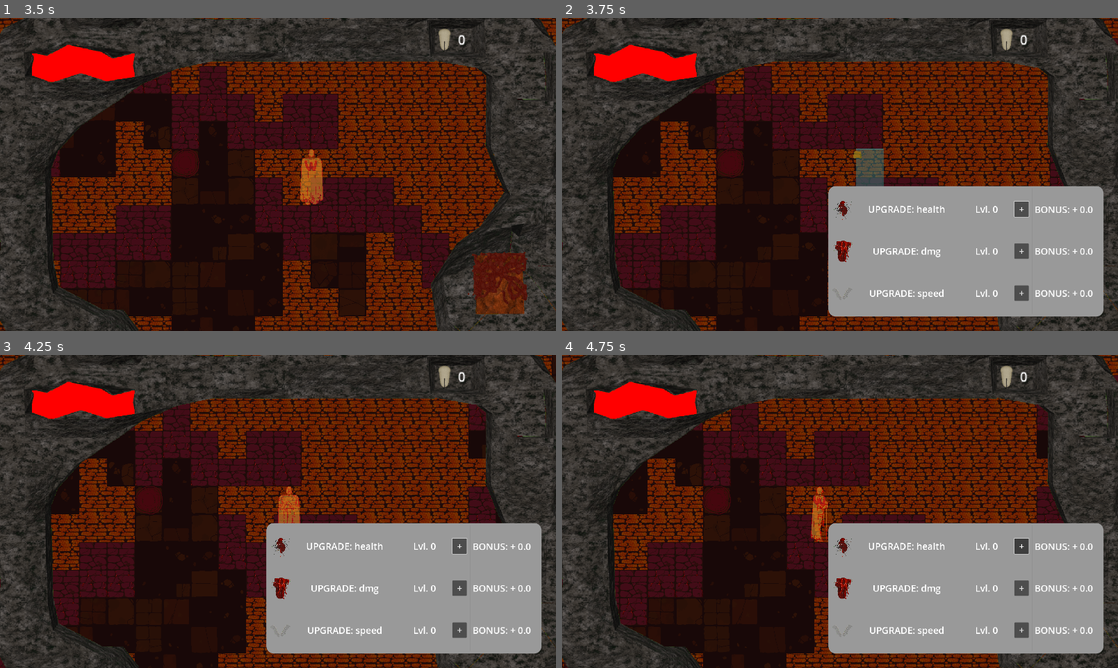
Above: before the commit, frames 1-4 (two rows, left to right).
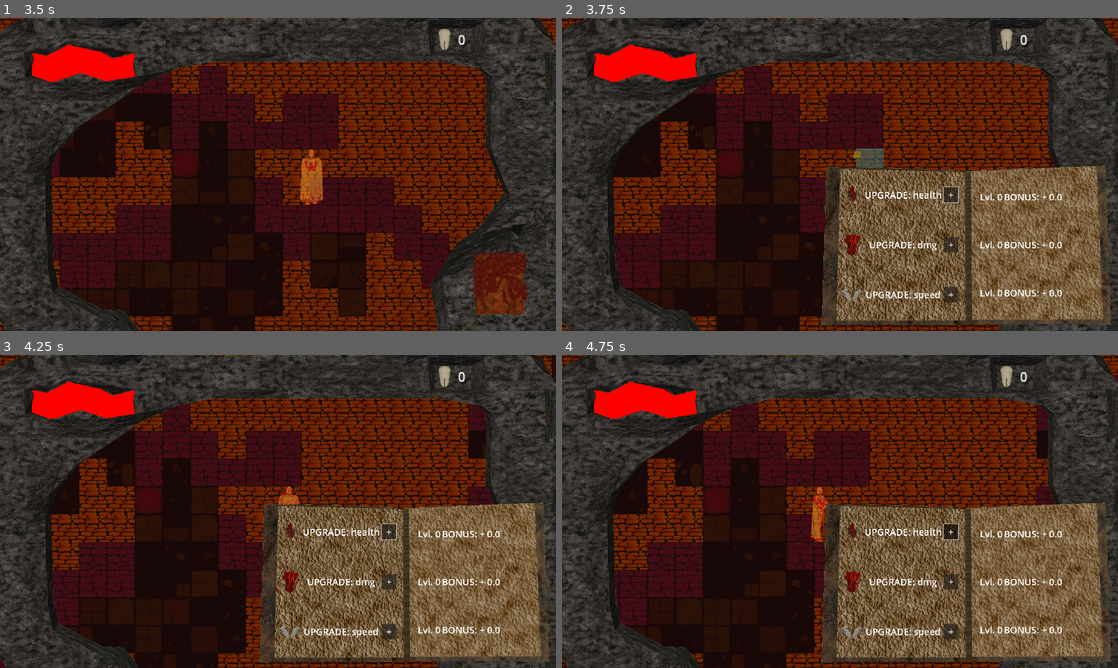
Above: after the commit, the same moments.

Repository: jible/capstone
Game: Godot game, scene res://scenes/testScenes/main_menu.tscn
The game is run twice, just before and just after one commit, with the same random seed, the same clock (stepped at 60 frames per second) and the same inputs. The engine's default icon, where the game draws it, is replaced by a stand-in: a white triangle on a blue panel in a dark square.
Inputs (mouse positions are in pixels of both pictures, inside the frame that each line leads up to):
- Up to frame 1 (3.5 s): click (278, 252) at 0.5 s; move the mouse to (400, 158) at 1.27 s; hold Right (right) 1.28-2.03 s; hold Space (attack) 1.28-2.03 s; move the mouse to (166, 190) at 2.02 s; hold Down (down) 2.03-2.78 s; tap Space (attack) at 2.1 s; move the mouse to (333, 105) at 2.77 s; hold Right (right) from 2.78 s (still down); hold Space (attack) from 2.78 s (still down)
- Up to frame 2 (3.75 s): move the mouse to (812, 237) at 3.52 s; release Right (right) at 3.53 s; release Space (attack) at 3.53 s; hold Tab (OpenUpgrades) from 3.53 s (still down); tap Space (attack) at 3.6 s
- Up to frame 3 (4.25 s): keep holding Tab (OpenUpgrades)
- Up to frame 4 (4.75 s): move the mouse to (1006, 558) at 4.27 s; release Tab (OpenUpgrades) at 4.28 s; hold Left (left) from 4.28 s (still down); hold Space (attack) from 4.28 s (still down)

Frame 1 is identical in both runs. In frame 2, 25% of the frame differs, in the area x 46-99%, y 47-99%; in frame 3, 25%; in frame 4, 25%.

Commit message:
Upgrade menu asset integration
new book asset for upgrade menu

Diff:
--- a/scenes/prefabs/ui_elements/stat_total.tscn
+++ b/scenes/prefabs/ui_elements/stat_total.tscn
@@ -12,15 +12,32 @@
 size_flags_vertical = 3
 script = ExtResource("1_tjtci")
 
-[node name="BonusLabel" type="Label" parent="."]
+[node name="HBoxContainer" type="HBoxContainer" parent="."]
 layout_mode = 1
 anchors_preset = 4
 anchor_top = 0.5
 anchor_bottom = 0.5
-offset_top = -33.5
-offset_right = 226.0
-offset_bottom = 33.5
+offset_top = -22.5
+offset_right = 234.0
+offset_bottom = 22.5
 grow_vertical = 2
+
+[node name="UpgradeLevelLabel" type="Label" parent="HBoxContainer"]
+unique_name_in_owner = true
+layout_mode = 2
+size_flags_horizontal = 3
+size_flags_vertical = 1
+size_flags_stretch_ratio = 2.0
+theme_override_font_sizes/font_size = 32
+text = "Lvl. 0"
+horizontal_alignment = 1
+vertical_alignment = 1
+
+[node name="BonusLabel" type="Label" parent="HBoxContainer"]
+unique_name_in_owner = true
+layout_mode = 2
+size_flags_horizontal = 3
+size_flags_vertical = 1
 theme_override_font_sizes/font_size = 32
 text = "Bonus: +0"
 vertical_alignment = 1
--- a/scenes/prefabs/ui_elements/stat_upgrade.tscn
+++ b/scenes/prefabs/ui_elements/stat_upgrade.tscn
@@ -30,14 +30,6 @@
 horizontal_alignment = 1
 vertical_alignment = 1
 
-[node name="UpgradeLevelLabel" type="Label" parent="."]
-layout_mode = 2
-size_flags_horizontal = 3
-theme_override_font_sizes/font_size = 32
-text = "Lvl. 0"
-horizontal_alignment = 1
-vertical_alignment = 1
-
 [node name="Button" type="Button" parent="."]
 custom_minimum_size = Vector2(50, 50)
 layout_mode = 2
--- a/scenes/prefabs/ui_elements/stat_upgrade_ui.tscn
+++ b/scenes/prefabs/ui_elements/stat_upgrade_ui.tscn
@@ -2,16 +2,11 @@
 
 [ext_resource type="PackedScene" uid="uid://bt7w3orvfq2tv" path="res://scenes/prefabs/ui_elements/stat_upgrade.tscn" id="1_ekqrg"]
 [ext_resource type="Script" path="res://scripts/for_scenes/stat_upgrade_ui.gd" id="1_eu2fv"]
+[ext_resource type="Texture2D" uid="uid://dpm18ne067ij5" path="res://assets/ui_renders/openBookMenu.png" id="2_k1juh"]
 [ext_resource type="Texture2D" uid="uid://cegvvvlsxekts" path="res://assets/ui_renders/HeartIcon.png" id="3_klydc"]
 [ext_resource type="Texture2D" uid="uid://c7bfofw7rd1tu" path="res://assets/ui_renders/FistIcon.png" id="4_0piuq"]
 [ext_resource type="Texture2D" uid="uid://df5dpo8q4en1s" path="res://assets/ui_renders/speedUpgradeIcon.png" id="5_wylq6"]
 [ext_resource type="PackedScene" uid="uid://bywi33bblmvxw" path="res://scenes/prefabs/ui_elements/stat_total.tscn" id="6_ggy7d"]
-
-[sub_resource type="StyleBoxFlat" id="StyleBoxFlat_e6vq2"]
-corner_radius_top_left = 25
-corner_radius_top_right = 25
-corner_radius_bottom_right = 25
-corner_radius_bottom_left = 25
 
 [node name="StatUpgradeUi" type="Control" node_paths=PackedStringArray("speaker", "focus_button")]
 layout_mode = 3
@@ -24,7 +19,23 @@
 grow_vertical = 0
 script = ExtResource("1_eu2fv")
 speaker = NodePath("AudioStreamPlayer")
-focus_button = NodePath("MarginContainer/Panel/MarginContainer/HBoxContainer/VBoxContainer2/StatUpgrade/Button")
+focus_button = NodePath("MarginContainer/StatContainer/StatUpgrade/Button")
+
+[node name="TextureRect" type="TextureRect" parent="."]
+layout_mode = 1
+anchors_preset = 3
+anchor_left = 1.0
+anchor_top = 1.0
+anchor_right = 1.0
+anchor_bottom = 1.0
+offset_left = -1366.0
+offset_top = -765.0
+offset_right = 554.0
+offset_bottom = 315.0
+grow_horizontal = 0
+grow_vertical = 0
+scale = Vector2(0.843066, 0.785263)
+texture = ExtResource("2_k1juh")
 
 [node name="MarginContainer" type="MarginContainer" parent="."]
 layout_mode = 1
@@ -33,74 +44,62 @@
 anchor_top = 1.0
 anchor_right = 1.0
 anchor_bottom = 1.0
-offset_left = -1000.0
-offset_top = -500.0
+offset_left = -957.0
+offset_top = -553.0
+offset_right = -527.0
+offset_bottom = -41.0
 grow_horizontal = 0
 grow_vertical = 0
-theme_override_constants/margin_right = 50
-theme_override_constants/margin_bottom = 50
+theme_override_constants/margin_right = 25
 
-[node name="Panel" type="Panel" parent="MarginContainer"]
+[node name="StatContainer" type="VBoxContainer" parent="MarginContainer"]
 layout_mode = 2
-theme_override_styles/panel = SubResource("StyleBoxFlat_e6vq2")
 
-[node name="MarginContainer" type="MarginContainer" parent="MarginContainer/Panel"]
+[node name="StatUpgrade" parent="MarginContainer/StatContainer" instance=ExtResource("1_ekqrg")]
+layout_mode = 2
+stat_name = "health"
+upgrade_icon = ExtResource("3_klydc")
+
+[node name="StatUpgrade2" parent="MarginContainer/StatContainer" instance=ExtResource("1_ekqrg")]
+layout_mode = 2
+stat_name = "dmg"
+upgrade_icon = ExtResource("4_0piuq")
+
+[node name="StatUpgrade3" parent="MarginContainer/StatContainer" instance=ExtResource("1_ekqrg")]
+layout_mode = 2
+stat_name = "speed"
+upgrade_icon = ExtResource("5_wylq6")
+
+[node name="MarginContainer2" type="MarginContainer" parent="."]
 layout_mode = 1
-anchors_preset = 15
+anchors_preset = 3
+anchor_left = 1.0
+anchor_top = 1.0
 anchor_right = 1.0
 anchor_bottom = 1.0
-grow_horizontal = 2
-grow_vertical = 2
-size_flags_horizontal = 3
-size_flags_stretch_ratio = 0.5
-theme_override_constants/margin_left = 10
+offset_left = -502.0
+offset_top = -553.0
+offset_right = -72.0
+offset_bottom = -41.0
+grow_horizontal = 0
+grow_vertical = 0
+theme_override_constants/margin_left = 25
 theme_override_constants/margin_top = 10
 theme_override_constants/margin_right = 10
 theme_override_constants/margin_bottom = 10
 
-[node name="HBoxContainer" type="HBoxContainer" parent="MarginContainer/Panel/MarginContainer"]
+[node name="UpgradeContainer" type="VBoxContainer" parent="MarginContainer2"]
 layout_mode = 2
-alignment = 2
 
-[node name="VBoxContainer2" type="VBoxContainer" parent="MarginContainer/Panel/MarginContainer/HBoxContainer"]
-layout_mode = 2
-size_flags_horizontal = 3
-size_flags_stretch_ratio = 3.0
-
-[node name="StatUpgrade" parent="MarginContainer/Panel/MarginContainer/HBoxContainer/VBoxContainer2" instance=ExtResource("1_ekqrg")]
-layout_mode = 2
-stat_name = "health"
-upgrade_icon = ExtResource("3_klydc")
-
-[node name="StatUpgrade2" parent="MarginContainer/Panel/MarginContainer/HBoxContainer/VBoxContainer2" instance=ExtResource("1_ekqrg")]
-layout_mode = 2
-stat_name = "dmg"
-upgrade_icon = ExtResource("4_0piuq")
-
-[node name="StatUpgrade3" parent="MarginContainer/Panel/MarginContainer/HBoxContainer/VBoxContainer2" instance=ExtResource("1_ekqrg")]
-layout_mode = 2
-stat_name = "speed"
-upgrade_icon = ExtResource("5_wylq6")
-
-[node name="VSeparator" type="VSeparator" parent="MarginContainer/Panel/MarginContainer/HBoxContainer"]
-custom_minimum_size = Vector2(10, 0)
-layout_mode = 2
-size_flags_horizontal = 3
-size_flags_stretch_ratio = 0.05
-
-[node name="VBoxContainer" type="VBoxContainer" parent="MarginContainer/Panel/MarginContainer/HBoxContainer"]
-layout_mode = 2
-size_flags_horizontal = 3
-
-[node name="StatTotal" parent="MarginContainer/Panel/MarginContainer/HBoxContainer/VBoxContainer" instance=ExtResource("6_ggy7d")]
+[node name="StatTotal" parent="MarginContainer2/UpgradeContainer" instance=ExtResource("6_ggy7d")]
 layout_mode = 2
 stat = "health"
 
-[node name="StatTotal2" parent="MarginContainer/Panel/MarginContainer/HBoxContainer/VBoxContainer" instance=ExtResource("6_ggy7d")]
+[node name="StatTotal2" parent="MarginContainer2/UpgradeContainer" instance=ExtResource("6_ggy7d")]
 layout_mode = 2
 stat = "dmg"
 
-[node name="StatTotal3" parent="MarginContainer/Panel/MarginContainer/HBoxContainer/VBoxContainer" instance=ExtResource("6_ggy7d")]
+[node name="StatTotal3" parent="MarginContainer2/UpgradeContainer" instance=ExtResource("6_ggy7d")]
 layout_mode = 2
 stat = "speed"
 
@@ -108,4 +107,4 @@
 
 [connection signal="draw" from="." to="." method="_on_draw"]
 
-[editable path="MarginContainer/Panel/MarginContainer/HBoxContainer/VBoxContainer2/StatUpgrade"]
+[editable path="MarginContainer/StatContainer/StatUpgrade"]
--- a/scripts/for_scenes/stat_total.gd
+++ b/scripts/for_scenes/stat_total.gd
@@ -2,13 +2,19 @@
 
 @export var stat: String
 
-@onready var bonus_label: Label = $"BonusLabel"
+@onready var upgrade_level_label = %UpgradeLevelLabel
+@onready var bonus_label: Label = %BonusLabel
 
 # Called when the node enters the scene tree for the first time.
 func _ready() -> void:
+	update_level_label()
 	update_bonus_label()
 	#link to signal to update
+	SignalBus.update_HUD.connect(update_level_label)
 	SignalBus.update_HUD.connect(update_bonus_label)
+
+func update_level_label() -> void:
+	upgrade_level_label.text = "Lvl. %d" % UpgradeManager.get_stat_lvl(stat)
 
 func update_bonus_label() -> void:
 	bonus_label.text = "BONUS: + %.1f" % UpgradeManager.get_stat(stat)
--- a/scripts/for_scenes/stat_upgrade.gd
+++ b/scripts/for_scenes/stat_upgrade.gd
@@ -9,13 +9,7 @@
 func _ready() -> void:
 	$TextureRect.texture = upgrade_icon
 	stat_name_label.text = "UPGRADE: " + stat_name
-	update_level_label()
-	SignalBus.update_HUD.connect(update_level_label)
 
 #this function runs when the upgrade button is pressed
 func _on_stat_increased() -> void:
 	SignalBus.upgrade_stat_button_pressed.emit(stat_name)
-
-#this function runs after UpgradeManager has updated
-func update_level_label() -> void:
-	upgrade_level_label.text = "Lvl. %d" %UpgradeManager.get_stat_lvl(stat_name)
Renamed: assets/ui_renders/optionsMenu.png -> assets/ui_renders/openBookMenu.png
Not shown, changed: assets/ui_renders/openBookMenu.png.import
